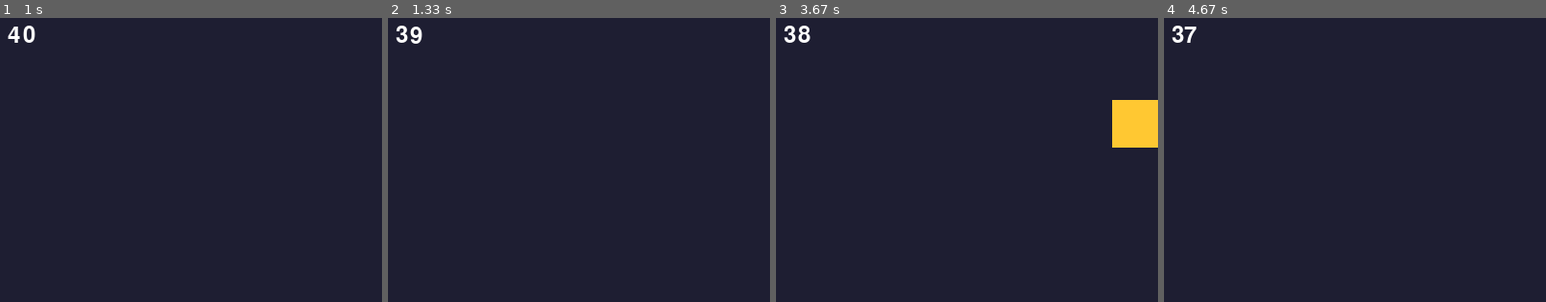
Above: before the commit, frames 1-4 (left to right).
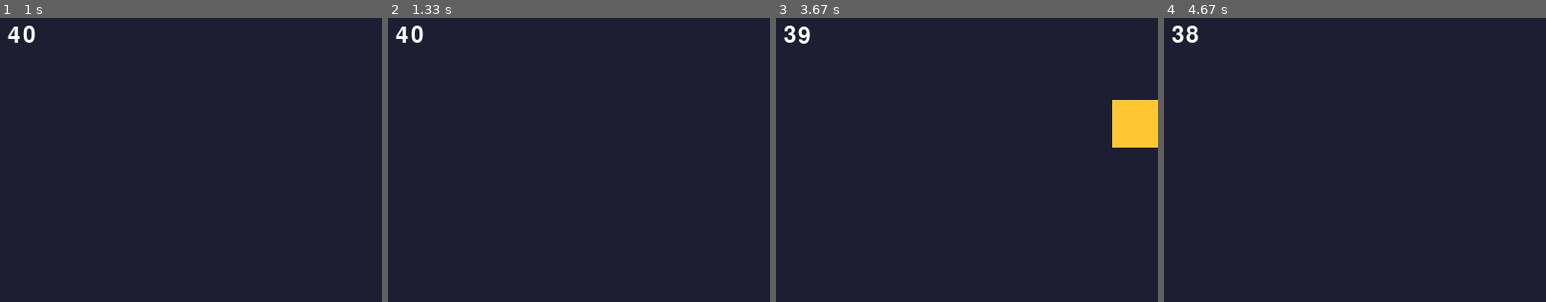
Above: after the commit, the same moments.

Repository: SivanTheGreat/pygame-lesson2-SivanTheGreat
Game: pygame game, started from main.py
The game is run twice, just before and just after one commit, with the same random seed, the same clock (stepped at 60 frames per second) and the same inputs.
Inputs (mouse positions are % of the whole screen's width and height, from its top left):
- Up to frame 1 (1 s): hold Right 0.33-0.8 s
- Up to frame 2 (1.33 s): click (82, 48) at 1.22 s
- Up to frame 3 (3.67 s): click "Reset" at 1.55 s; hold Right 1.83-2.3 s; hold Left 2.33-2.87 s; hold Down 2.9-3.2 s; hold Left 3.23-3.63 s
- Up to frame 4 (4.67 s): hold Up 3.67-4.03 s; hold Right from 4.07 s (still down)
The pictures show only the part of the screen within x 15-65%, y 1-51%; the shares and areas given below are measured in that part.

Frame 1 is identical in both runs. In frame 2, 0.2% of the frame differs, in the area x 2-10%, y 2-10%; in frame 3, 0.1%; in frame 4, 0.1%.

Commit message:
Modify game timer and movement conditions
Adjust the game timer to start counting only after a key press and allow movement only when the start message is dismissed.

Diff:
--- a/main.py
+++ b/main.py
@@ -103,16 +103,20 @@
 
     while running:
 
-        # הזמן ב-Pygame נמדד באלפיות שנייה, לכן מחלקים ב-1000 לשניות.
-        seconds_passed = (pygame.time.get_ticks() - game_start_time) // 1000
-        remaining_seconds = max(0, TOTAL_TIME - seconds_passed)
+        # הזמן מתחיל להיספר רק אחרי לחיצה על מקש.
+        if show_start_message:
+            remaining_seconds = TOTAL_TIME
+        else:
+            seconds_passed = (pygame.time.get_ticks() - game_start_time) // 1000
+            remaining_seconds = max(0, TOTAL_TIME - seconds_passed)
 
         # EVENTS: בדיקה אם המשתמש סגר את החלון או לחץ על Reset.
         for event in pygame.event.get():
             if event.type == pygame.QUIT:
                 running = False
-            if event.type == pygame.KEYDOWN:
+            if event.type == pygame.KEYDOWN and show_start_message:
                 show_start_message = False
+                game_start_time = pygame.time.get_ticks()
             if (
                 event.type == pygame.MOUSEBUTTONDOWN
                 and event.button == 1
@@ -123,7 +127,8 @@
         # INPUT: , הזזת הריבוע בעזרת מקשי החצים כל עוד נשאר זמן., המקשים יכולים לפעול במקביל ויכולים לא לפעול בכלל
         keys = pygame.key.get_pressed()
 
-        if remaining_seconds > 0:
+        # מאפשרים תנועה רק אחרי שהכיתוב נעלם ועדיין נשאר זמן במשחק.
+        if not show_start_message and remaining_seconds > 0:
             if keys[pygame.K_LEFT]:
                 x_re -= SPEED
             if keys[pygame.K_RIGHT]:
@@ -236,7 +241,7 @@
                 center=(WIDTH // 2, (HEIGHT // 2)-45)
             )
             game_over_position = game_over_text.get_rect(
-                center=(WIDTH // 2, (HEIGHT // 2)-30))
+                center=(WIDTH // 2, (HEIGHT // 2)-15))
             final_score_position = final_score.get_rect(
                             center=(WIDTH // 2, (HEIGHT // 2)+15))
             screen.blit(game_over_text, game_over_position)
